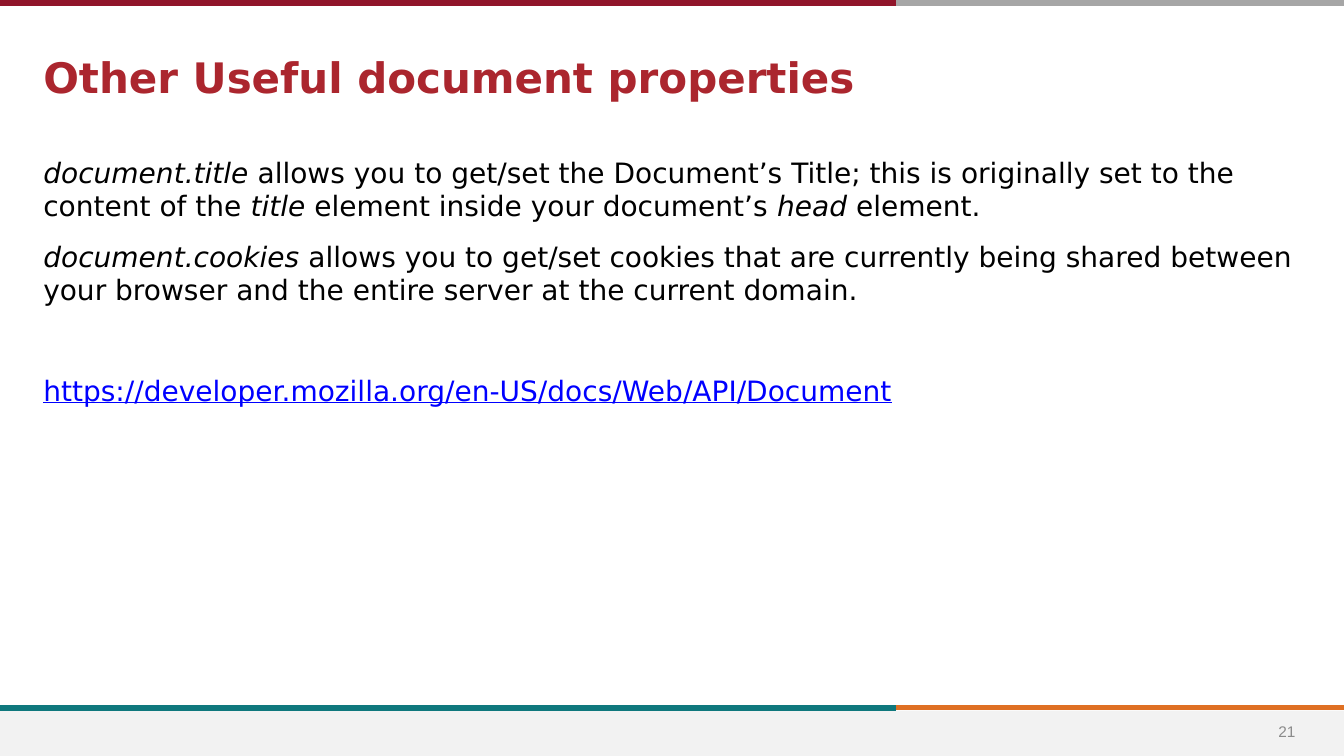
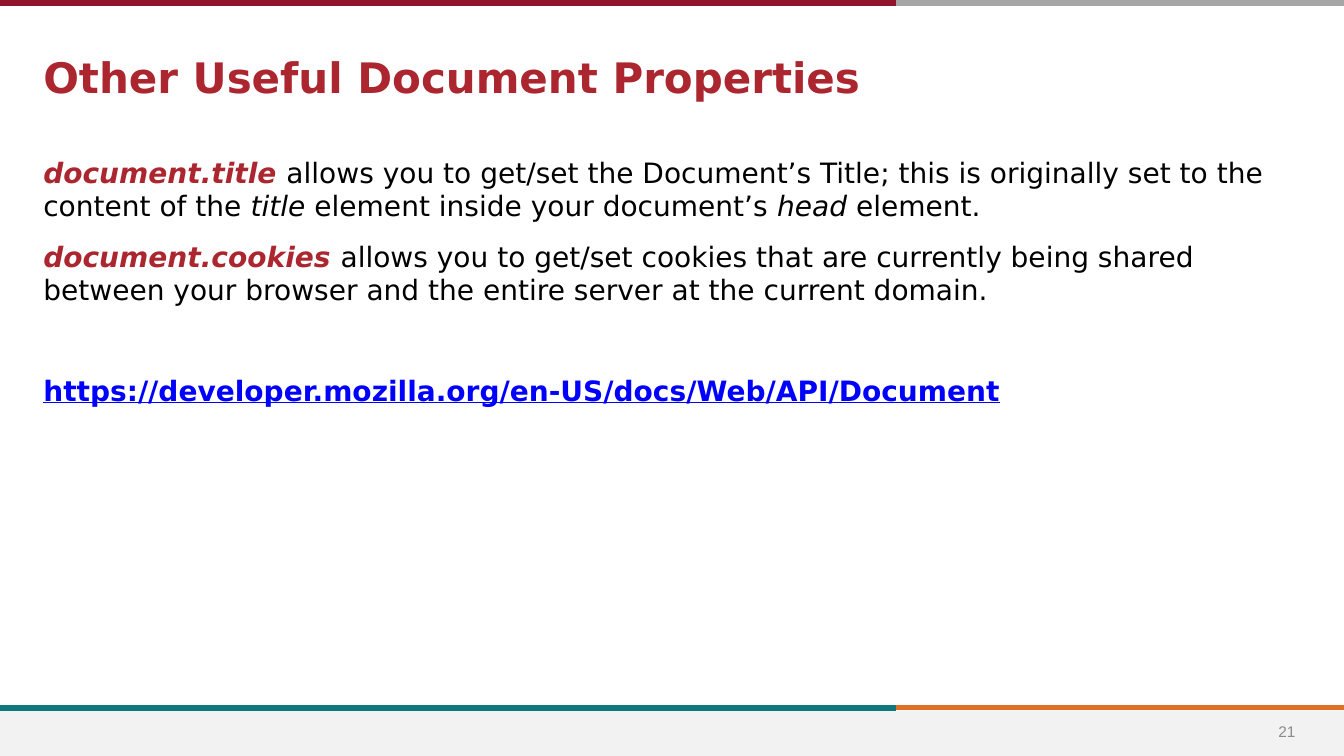
Before and after one commit to stevens-cs546-cs554/CS-546, a slide deck: slide 21 of lecture_09/Frontend JavaScript and Client-Side Form Validation.pptx. Drawn at 1344x756 pixels with LibreOffice and Linux fonts; fonts in the diff are those of the drawing; background and template pictures are left out. Boxes give left, top, right and bottom in pixels: in the first picture for what was removed or moved away, otherwise in the second. Text is boxed around its words. In the diff, an @@ line names an element or a change of style, - is before the commit and + after.

```diff
--- a/lecture_09/Frontend JavaScript and Client-Side Form Validation.pptx
+++ b/lecture_09/Frontend JavaScript and Client-Side Form Validation.pptx
@@ title at [43, 61, 860, 102]: text changed @@
-Other Useful document properties
+Other Useful Document Properties
@@ text "document.title allows you to get/set ..." at [43, 161, 1263, 407]: text colour #000000 to #AB262E in "document.title", "document.cookies"; bold on in "document.title", "document.cookies", "https://developer.mozilla.org/en-US/docs/Web/API/Document" @@
```
Also in this commit, not shown: 20 other slides changed, 1 slide added, 26 other files.
